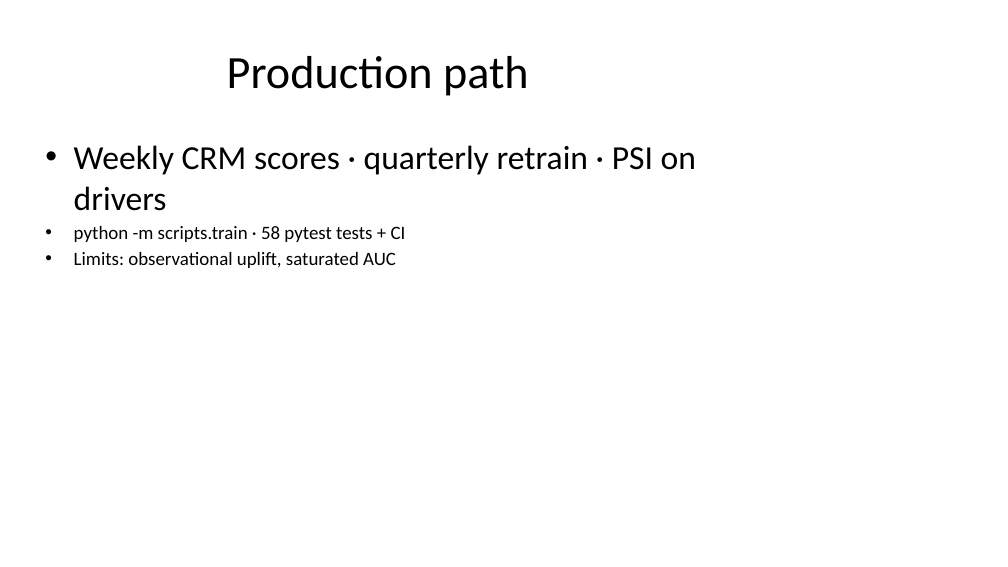
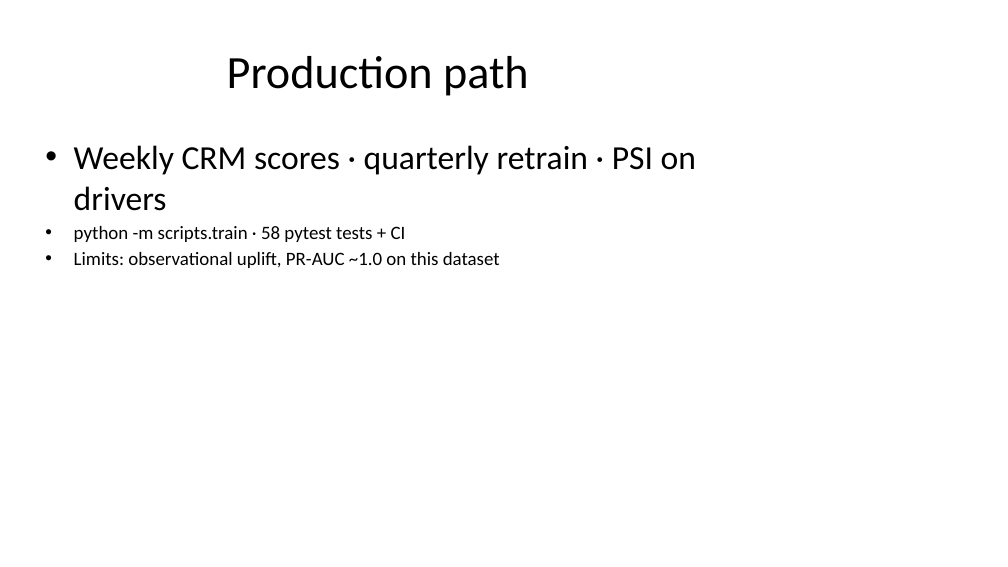
Before and after one commit to Stormynubee/retainiq-churnzero-26, a slide deck: slide 14 of deck/ChurnZero_RetainIQ_Presentation.pptx. Drawn at 1008x567 pixels with LibreOffice and Linux fonts; fonts in the diff are those of the drawing. Boxes give left, top, right and bottom in pixels: in the first picture for what was removed or moved away, otherwise in the second. Text is boxed around its words. In the diff, an @@ line names an element or a change of style, - is before the commit and + after.

```diff
--- a/deck/ChurnZero_RetainIQ_Presentation.pptx
+++ b/deck/ChurnZero_RetainIQ_Presentation.pptx
@@ text at (74, 252, 500, 268): text changed @@
-• Limits: observational uplift, saturated AUC
+• Limits: observational uplift, PR-AUC ~1.0 on this dataset
```
Also in this commit, not shown: 1 other slide changed, 14 other files.
